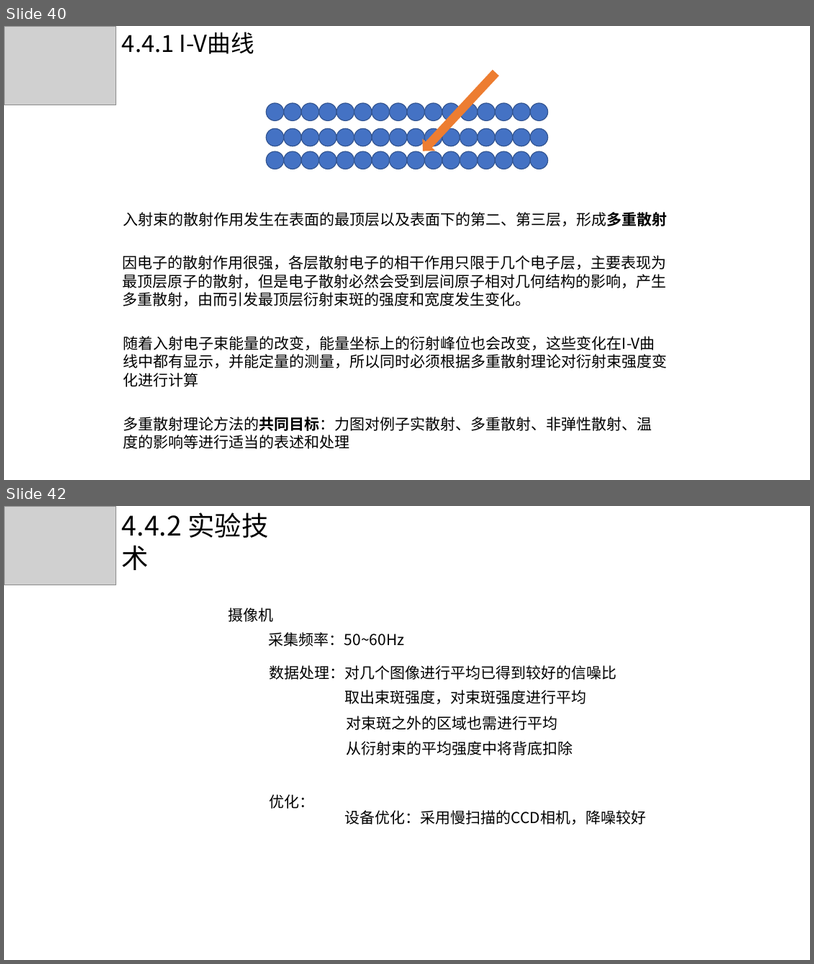
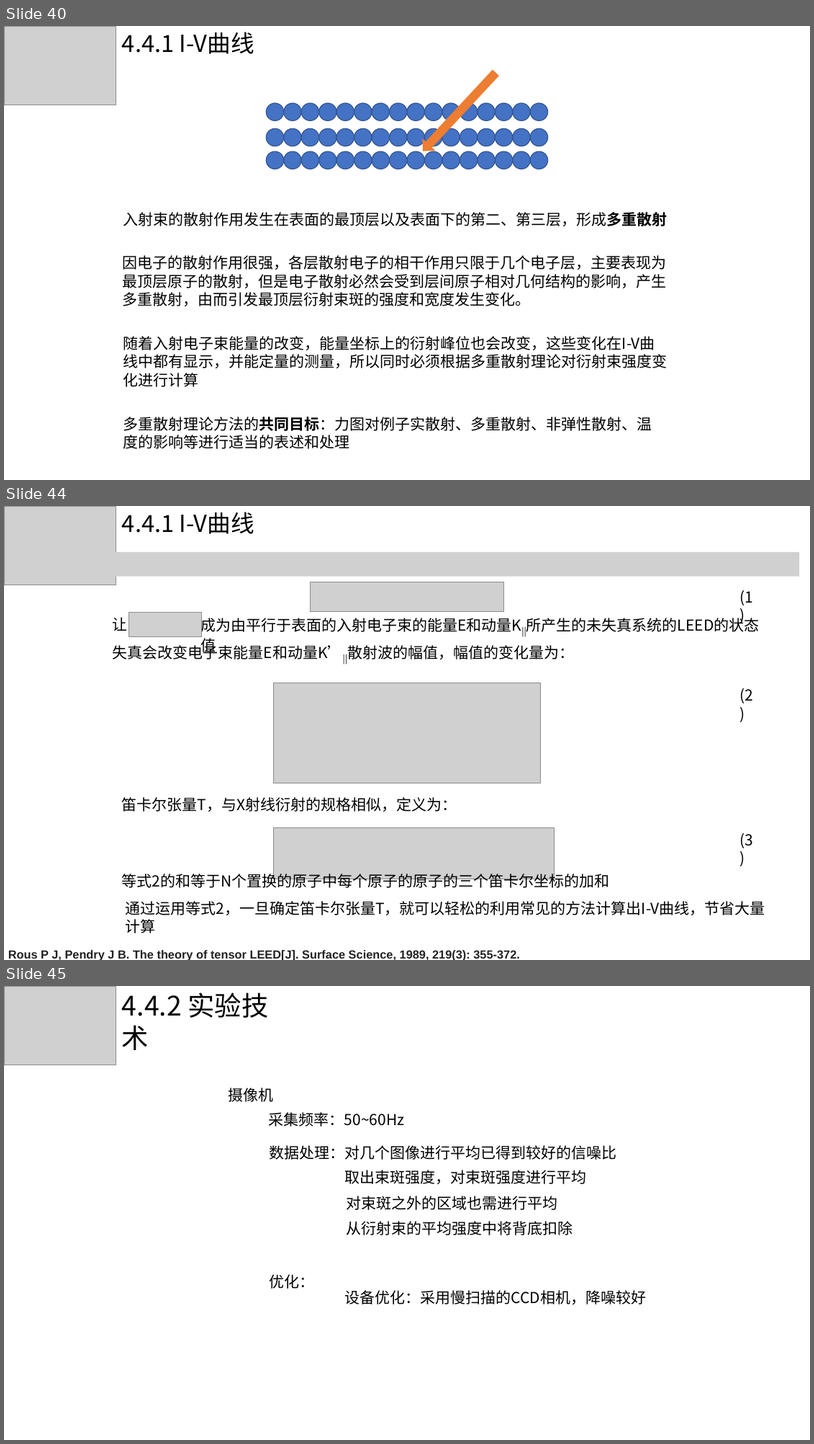
Before and after one commit to DreamBoatOve/gitTest, a slide deck: Lessons/材料的表面与界面/group_presentation/slices/第四小组_0529_16.pptx. Shown one above the other, each under a label of ours: slides 40 and 42 before the commit, slides 40, 44 and 45 after it; the slides between them are not shown. The pictures are 814x964 and 814x1444 pixels, drawn with LibreOffice and Linux fonts; fonts in the diff are those of the drawing; grey boxes stand for pictures. Boxes give left, top, right and bottom in pixels: in the first picture for what was removed or moved away, otherwise in the second. Text is boxed around its words. In the diff, an @@ line names an element or a change of style, - is before the commit and + after.

```diff
--- a/Lessons/材料的表面与界面/group_presentation/slices/第四小组_0529_16.pptx
+++ b/Lessons/材料的表面与界面/group_presentation/slices/第四小组_0529_16.pptx
@@ slide 44 added at (4, 506, 810, 960), background #FFFFFF @@
@@ picture added at (4, 506, 116, 584) @@
@@ text added at (122, 512, 255, 534), 28 pt, text #000000 @@
+4.4.1 I-V曲线
@@ picture added at (107, 552, 800, 576) @@
@@ picture added at (310, 582, 504, 612) @@
@@ text added at (740, 590, 754, 605), 18 pt, text #000000 @@
+(1)
@@ picture added at (129, 613, 201, 637) @@
@@ text added at (113, 617, 128, 631), 18 pt, text #000000 @@
+让
@@ text added at (201, 615, 760, 634), 18 pt, text #000000 @@
+成为由平行于表面的入射电子束的能量E和动量K||所产生的未失真系统的LEED的状态值
@@ text added at (113, 643, 574, 659), 18 pt, text #000000 @@
+失真会改变电子束能量E和动量K’||散射波的幅值，幅值的变化量为：
@@ picture added at (273, 683, 541, 783) @@
@@ text added at (740, 688, 754, 703), 18 pt, text #000000 @@
+(2)
@@ text added at (122, 797, 458, 811), 18 pt, text #000000 @@
+笛卡尔张量T，与X射线衍射的规格相似，定义为：
@@ picture added at (273, 828, 555, 879) @@
@@ text added at (740, 833, 754, 848), 18 pt, text #000000 @@
+(3)
@@ text added at (122, 871, 610, 888), 18 pt, text #000000 @@
+等式2的和等于N个置换的原子中每个原子的原子的三个笛卡尔坐标的加和
@@ text added at (126, 901, 766, 933), 18 pt, text #000000 @@
+通过运用等式2，一旦确定笛卡尔张量T，就可以轻松的利用常见的方法计算出I-V曲线，节省大量计算
@@ text added at (8, 950, 520, 960), 14 pt, text #222222, bold @@
+Rous P J, Pendry J B. The theory of tensor LEED[J]. Surface Science, 1989, 219(3): 355-372.
@@ what was slide 42 is now slide 45 @@
```
Also in this commit, not shown: 1 slide changed, 2 other slides added, 11 other files.
